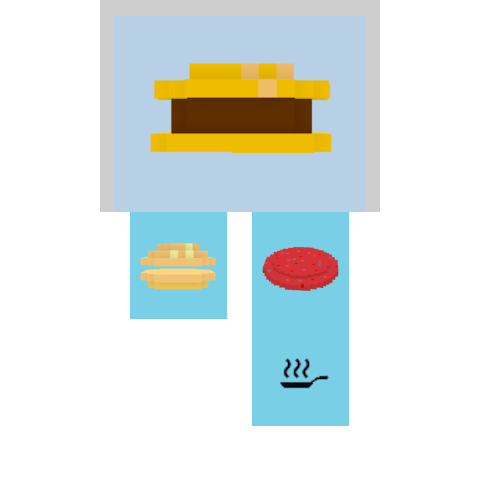
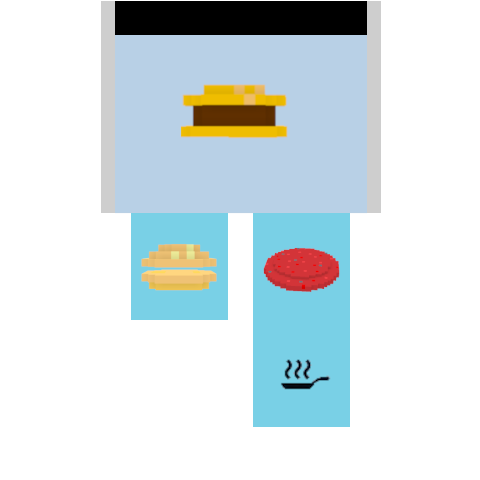
Comparing the layer stacks of the two 480x480 images. Changes:
removed layer "Copia de Capa" over left=150, top=63, right=332, bottom=154
hid "Capa pegada #1", moved it above "Capa pegada #3", painted on it over left=197, top=80, right=334, bottom=398
hid "Capa pegada", moved it above "Capa #4", painted on it over left=168, top=212, right=349, bottom=426
painted on "Capa pegada #2" over left=140, top=81, right=291, bottom=290
painted on "Copia de Capa pegada" over left=101, top=1, right=381, bottom=427
hid "Capa #2", painted on it over left=103, top=210, right=227, bottom=319
hid "Capa #1" over left=114, top=14, right=366, bottom=213
hid "Capa" over left=100, top=0, right=380, bottom=212
